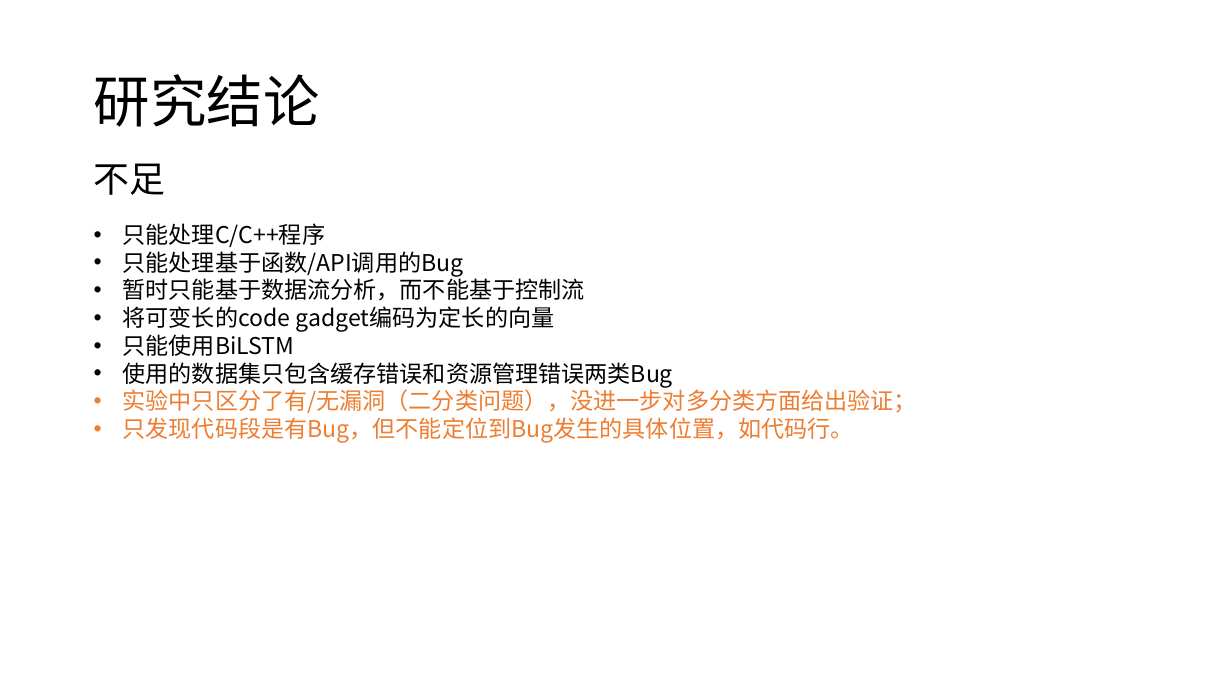
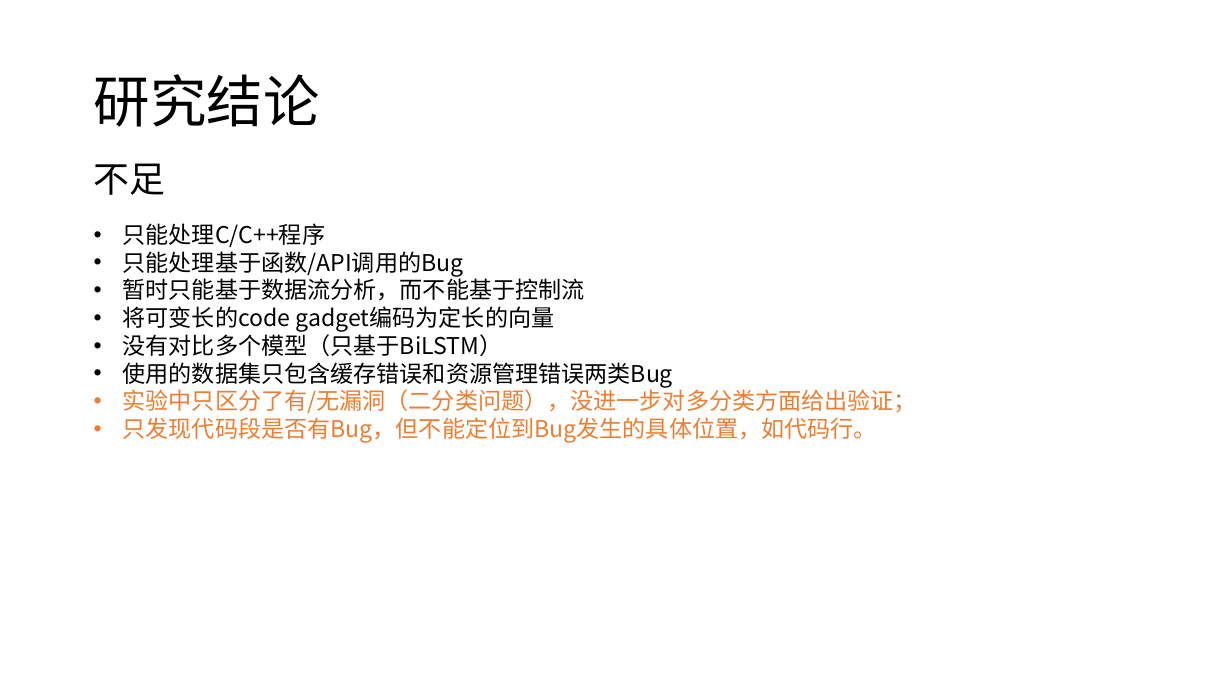
Before and after one commit to kevinva/paperReport, a slide deck: slide 11 of presentation/hezhi_vuldeepecker_sysevr.pptx (slide 10 before the commit). Drawn at 1232x693 pixels with LibreOffice and Linux fonts; fonts in the diff are those of the drawing. Boxes give left, top, right and bottom in pixels: in the first picture for what was removed or moved away, otherwise in the second. Text is boxed around its words. In the diff, an @@ line names an element or a change of style, - is before the commit and + after.

```diff
--- a/presentation/hezhi_vuldeepecker_sysevr.pptx
+++ b/presentation/hezhi_vuldeepecker_sysevr.pptx
@@ text at (123, 331, 503, 356): text changed @@
-• 只能使用BiLSTM
+• 没有对比多个模型（只基于BiLSTM）
@@ text at (123, 417, 877, 443): text changed @@
-• 只发现代码段是有Bug，但不能定位到Bug发生的具体位置，如代码行。
+• 只发现代码段是否有Bug，但不能定位到Bug发生的具体位置，如代码行。
```
Also in this commit, not shown: 5 other slides changed, 1 slide added, 1 other file.
